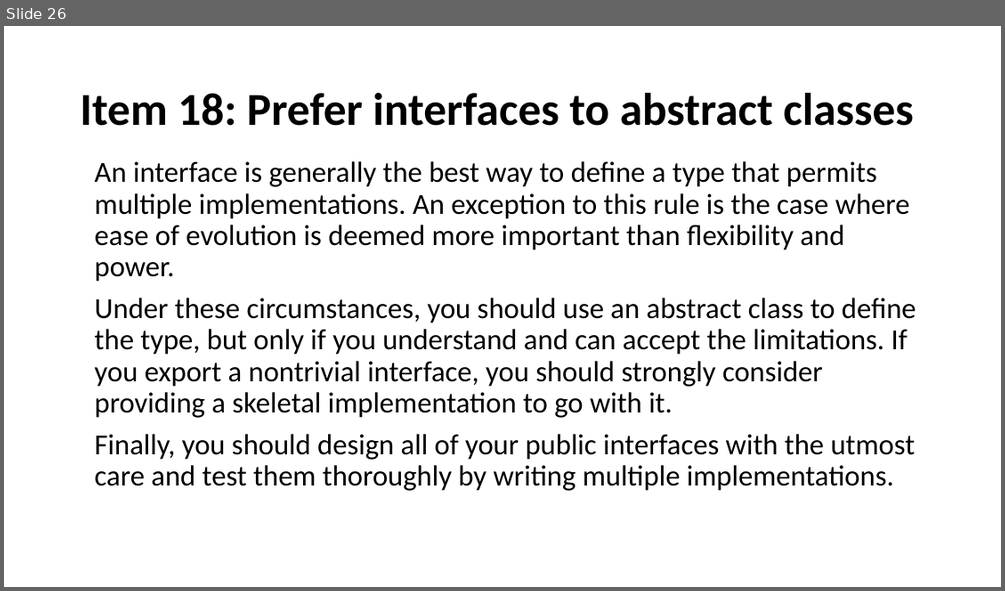
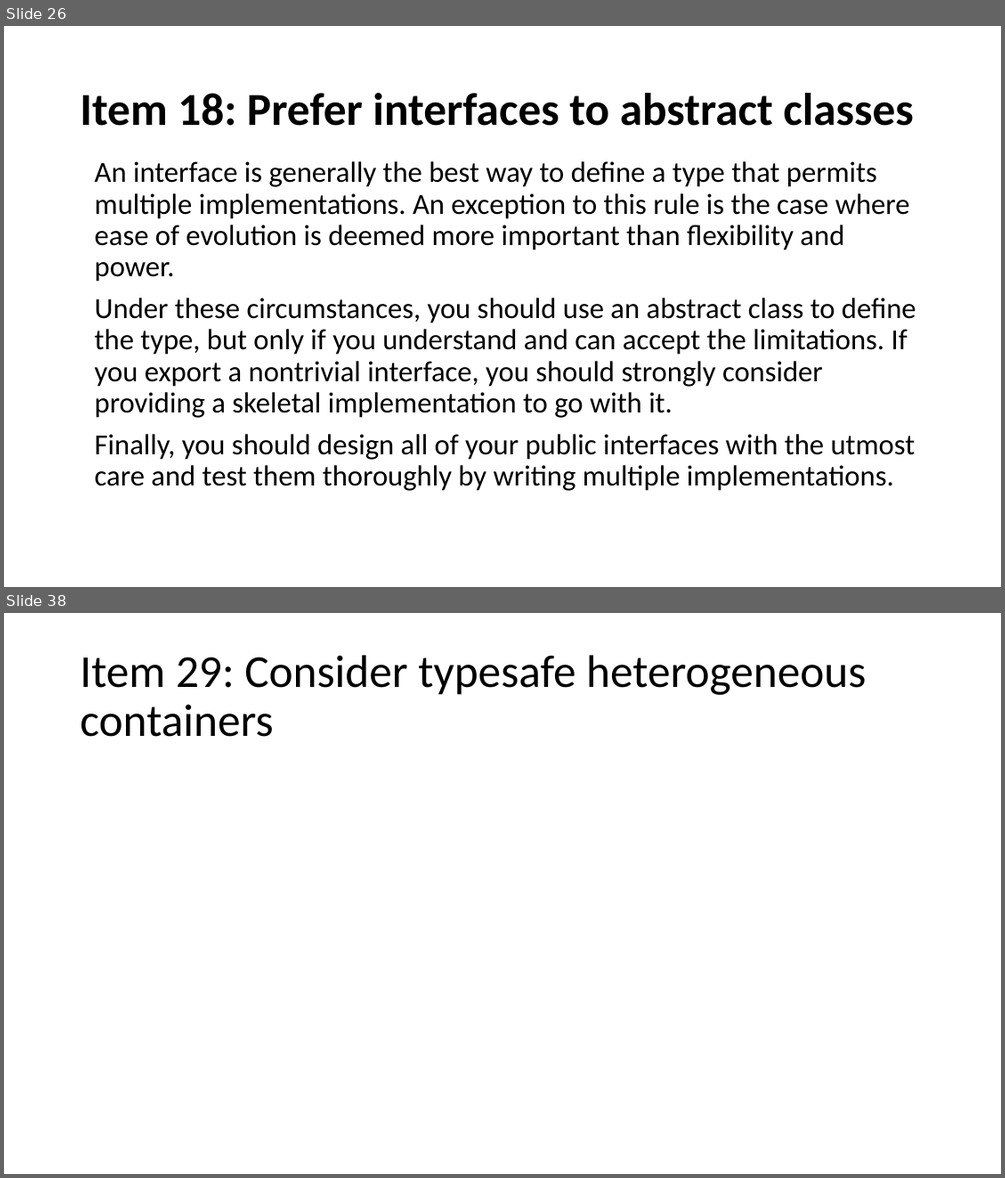
Before and after one commit to javamaster-llc/effective-java-examples-master, a slide deck: Study of Effective Java™.pptx. Shown one above the other, each under a label of ours: slide 26 before the commit, slides 26 and 38 after it; the slides between them are not shown. The pictures are 1005x591 and 1005x1178 pixels, drawn with LibreOffice and Linux fonts; fonts in the diff are those of the drawing. Boxes give left, top, right and bottom in pixels: in the first picture for what was removed or moved away, otherwise in the second. Text is boxed around its words. In the diff, an @@ line names an element or a change of style, - is before the commit and + after.

```diff
--- a/Study of Effective Java™.pptx
+++ b/Study of Effective Java™.pptx
@@ slide 38 added at <box>4,613,1001,1174</box>, background #FFFFFF @@
@@ title added at <box>80,655,866,737</box>, 44 pt, text #000000 @@
+Item 29: Consider typesafe heterogeneous containers
```
Also in this commit, not shown: 2 slides changed, 24 other slides added.
